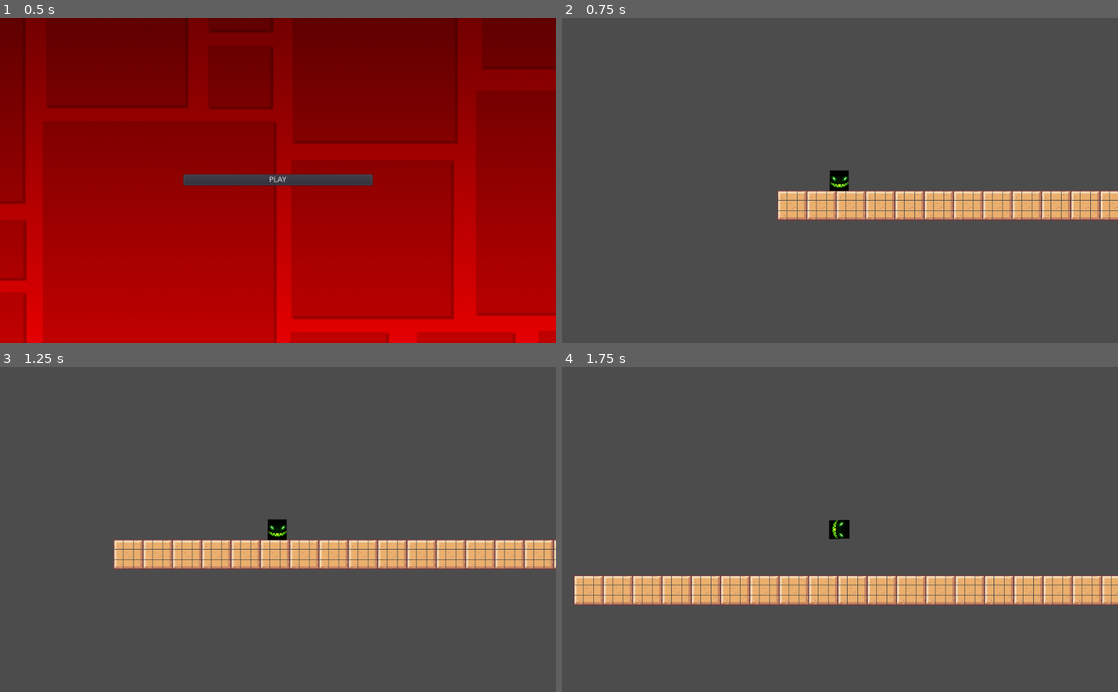
Above: before the commit, frames 1-4 (two rows, left to right).
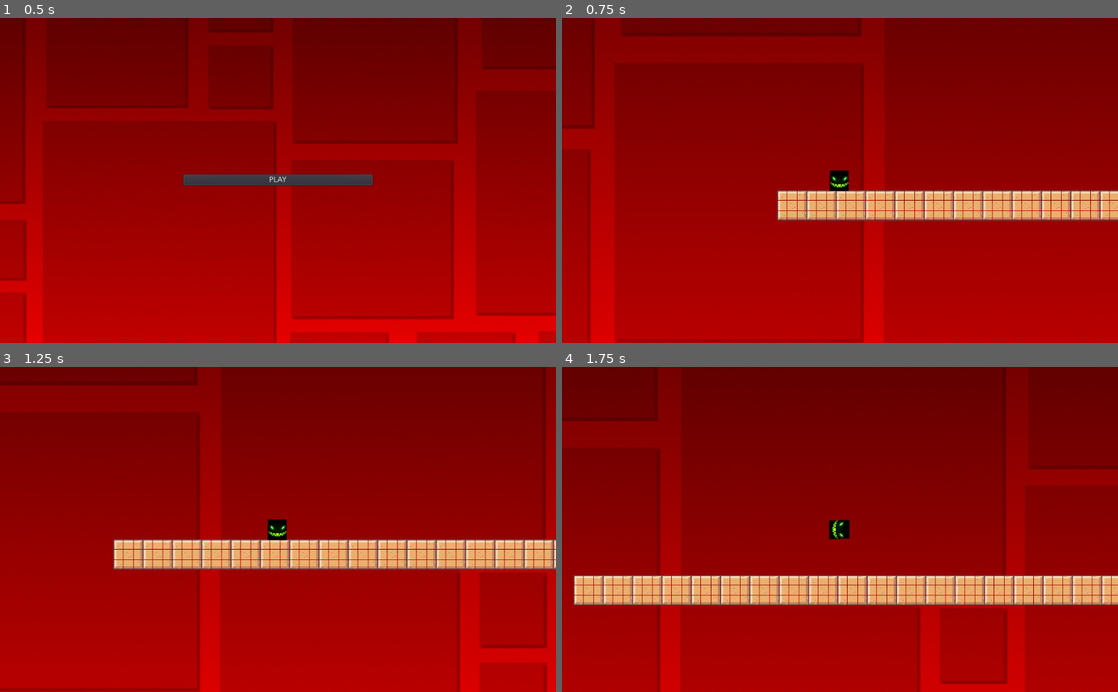
Above: after the commit, the same moments.

Repository: layolabernat/jocgrupal
Game: Godot game, scene res://MENÚ.tscn
Same seed, same stepped clock (60 frames per second), same inputs: the game is played once before the commit and once after it.
Inputs:
- Up to frame 1 (0.5 s): no input
- Up to frame 2 (0.75 s): click "PLAY" at 0.5 s
- Up to frame 3 (1.25 s): no input
- Up to frame 4 (1.75 s): hold Right (ui_right) from 1.28 s (still down); hold Space (ves_amunt) from 1.28 s (still down); tap Up (ui_up) at 1.52 s

Frame 1 is identical in both runs. In frame 2, 95% of the frame differs, in the area x 0-100%, y 0-100%; in frame 3, 93%; in frame 4, 92%.

Commit message:
Update Joc.tscn

Diff:
--- a/Joc.tscn
+++ b/Joc.tscn
@@ -1,9 +1,10 @@
-[gd_scene load_steps=10 format=2]
+[gd_scene load_steps=11 format=2]
 
 [ext_resource path="res://Tilemap/sand.png" type="Texture" id=1]
 [ext_resource path="res://Personatge animat.tscn" type="PackedScene" id=2]
 [ext_resource path="res://Obstacles.tscn" type="PackedScene" id=3]
 [ext_resource path="res://Joc.gd" type="Script" id=4]
+[ext_resource path="res://86yagye25g841.png" type="Texture" id=5]
 
 [sub_resource type="ConvexPolygonShape2D" id=2]
 points = PoolVector2Array( 0, 0, 18, 0, 18, 18, 0, 18 )
@@ -126,7 +127,7 @@
 
 [node name="Obstacles26" parent="." instance=ExtResource( 3 )]
 visible = false
-position = Vector2( 3109, 475 )
+position = Vector2( 3103, 476 )
 rotation = -0.453786
 scale = Vector2( 0.1, 0.11 )
 
@@ -144,7 +145,7 @@
 
 [node name="Obstacles30" parent="." instance=ExtResource( 3 )]
 visible = false
-position = Vector2( 3414, 437 )
+position = Vector2( 3410, 437 )
 rotation = -0.546288
 scale = Vector2( 0.1, 0.1 )
 
@@ -441,9 +442,9 @@
 
 [node name="Obstacles17" parent="." instance=ExtResource( 3 )]
 visible = false
-position = Vector2( 2800, 512 )
-rotation = -0.436332
-scale = Vector2( 0.1, 0.12 )
+position = Vector2( 2797, 510 )
+rotation = -0.523599
+scale = Vector2( 0.1, 0.1 )
 
 [node name="Obstacles16" parent="." instance=ExtResource( 3 )]
 position = Vector2( 4438, 340 )
@@ -464,3 +465,27 @@
 [node name="Obstacles2" parent="." instance=ExtResource( 3 )]
 position = Vector2( 1646, 519 )
 scale = Vector2( 0.1, 0.1 )
+
+[node name="86Yagye25G841" type="Sprite" parent="."]
+show_behind_parent = true
+position = Vector2( 1298, 512 )
+scale = Vector2( 0.974185, 1.09595 )
+texture = ExtResource( 5 )
+
+[node name="86Yagye25G842" type="Sprite" parent="."]
+show_behind_parent = true
+position = Vector2( 9189, 512 )
+scale = Vector2( 0.974185, 1.09595 )
+texture = ExtResource( 5 )
+
+[node name="86Yagye25G844" type="Sprite" parent="."]
+show_behind_parent = true
+position = Vector2( 13091, 512 )
+scale = Vector2( 0.974185, 1.09595 )
+texture = ExtResource( 5 )
+
+[node name="86Yagye25G843" type="Sprite" parent="."]
+show_behind_parent = true
+position = Vector2( 5243, 516 )
+scale = Vector2( 0.974185, 1.09595 )
+texture = ExtResource( 5 )
